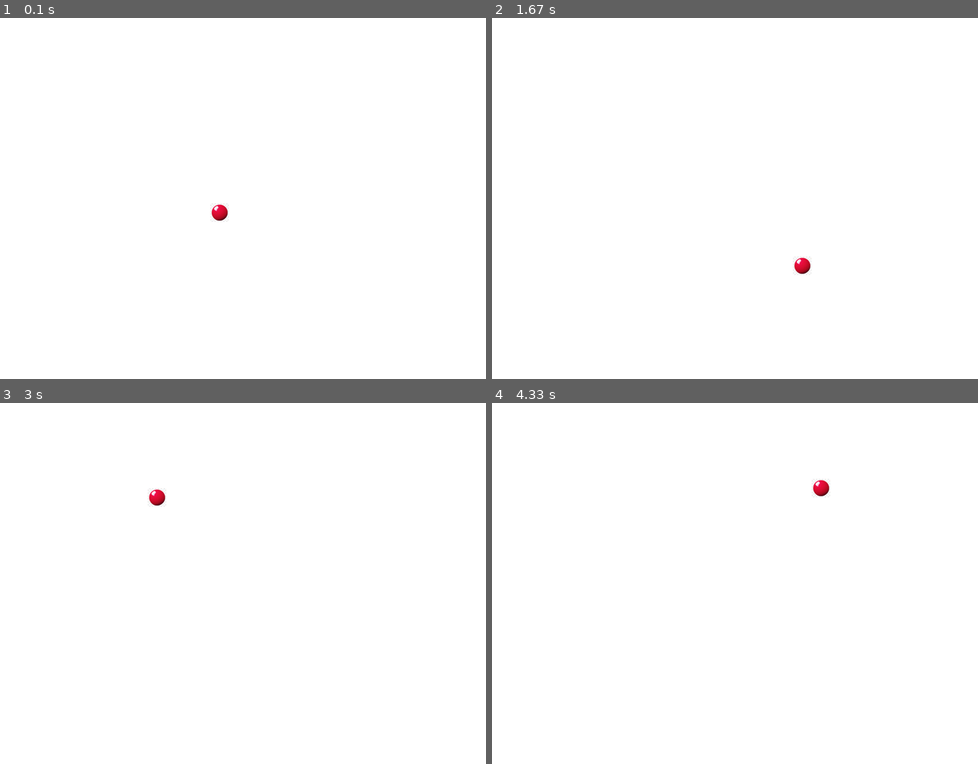
Above: before the commit, frames 1-4 (two rows, left to right).
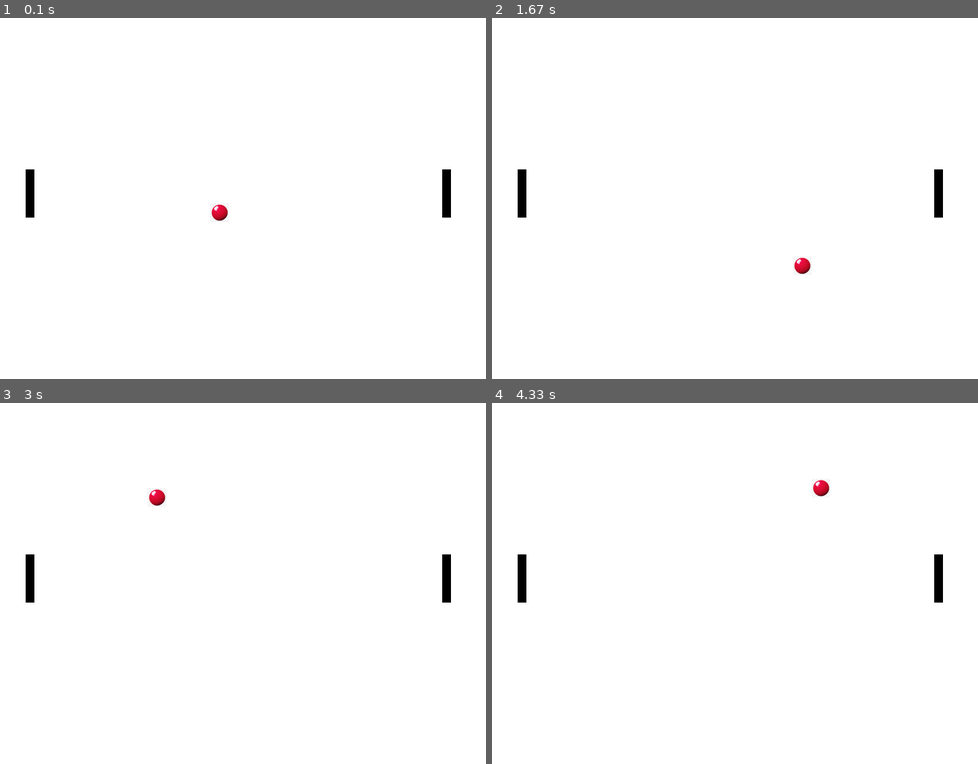
Above: after the commit, the same moments.

Repository: hectorRperez/Pygame_Pong
Game: pygame game, started from main.py
The game is run twice, just before and just after one commit, with the same random seed, the same clock (stepped at 60 frames per second) and the same inputs.
Inputs:
- Up to frame 1 (0.1 s): no input
- Up to frame 2 (1.67 s): no input
- Up to frame 3 (3 s): no input
- Up to frame 4 (4.33 s): no input

The runs differ from the first frame. In frame 1, 0.5% of the frame differs, in the area x 5-93%, y 41-56%; in frame 2, 0.5%; in frame 3, 0.5%; in frame 4, 0.5%.

Commit message:
Se agrego la clase raqueta

Diff:
--- a/main.py
+++ b/main.py
@@ -80,7 +80,26 @@
         self.dir_x = -self.dir_x
         self.dir_y = random.choice([-5,5])
 
+class RaquetaPong:
+    def __init__(self):
+        self.image = pygame.image.load('raqueta.jpg').convert_alpha()
+        print('Image raqueta: ',self.image)
+        #-------------- Atributos de la raqueta ------------------
 
+        #Dimensiones de la raqueta
+        self.ancho , self.alto = self.image.get_size()
+        print('ancho raqueta: ',self.ancho)
+        print('alto raqueta: ',self.alto)
+
+        #Posición de la raqueta
+        self.x = 0
+        self.y = VENTANA_VERTI / 2 - self.alto / 2
+
+        #Dirección de movimiento de la raqueta
+        self.dir_y = 0
+
+    def mover_raqueta(self):
+        self.y += self.dir_y
 
 def main():
 
@@ -93,6 +112,12 @@
     #Se crea un nuevo objeto del Tipo PelotaPong
     pelota = PelotaPong('pelota_roja.jpg')
 
+    raqueta_1 = RaquetaPong()
+    raqueta_1.x = 60
+
+    raqueta_2 = RaquetaPong()
+    raqueta_2.x = VENTANA_HORI - 60 - raqueta_2.ancho
+
     jugando = True
 
     # Bucle principal
@@ -103,6 +128,10 @@
 
         ventana.fill(BLANCO)
         ventana.blit(pelota.imagen, (pelota.x, pelota.y))
+
+        ventana.blit(raqueta_1.image, (raqueta_1.x, raqueta_1.y))
+        ventana.blit(raqueta_2.image, (raqueta_2.x, raqueta_2.y))
+
 
         # Bucle que va detectando los eventos en pantalla
         for event in pygame.event.get():
Binary file added: raqueta.jpg
